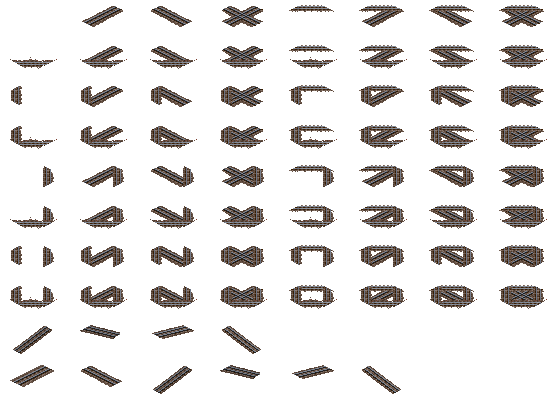
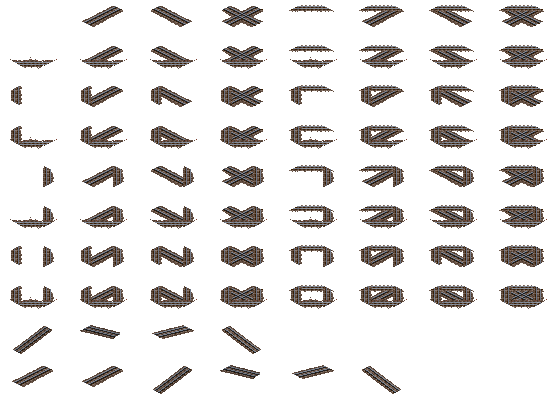
Comparing the layer stacks of the two 559×400 images. Changes:
painted on "b_parts_1067_jp_conc_blst_slopes copy" over [left=186, top=366, right=368, bottom=367]
painted on "b_parts_1067_jp_conc_blst_slopes" over [left=46, top=326, right=228, bottom=327]
painted on "b_parts_1067_jp_conc_blst_row copy" (1st of 4, in "Rows") over [left=117, top=287, right=398, bottom=288]
painted on "b_parts_1067_jp_conc_blst_row" (1st of 4, in "Rows") over [left=117, top=247, right=398, bottom=248]
painted on "b_parts_1067_jp_conc_blst_row copy" (2nd of 4, in "Rows") over [left=117, top=207, right=398, bottom=208]
painted on "b_parts_1067_jp_conc_blst_row" (2nd of 4, in "Rows") over [left=117, top=167, right=398, bottom=168]
painted on "b_parts_1067_jp_conc_blst_row copy" (3rd of 4, in "Rows") over [left=117, top=127, right=398, bottom=128]
painted on "b_parts_1067_jp_conc_blst_row" (3rd of 4, in "Rows") over [left=117, top=87, right=398, bottom=88]
painted on "b_parts_1067_jp_conc_blst_row copy" (4th of 4, in "Rows") over [left=117, top=47, right=398, bottom=48]
removed layer "b_parts_1067_jp_conc_blst_2" from group "Rows" over [left=81, top=366, right=123, bottom=387]
added layer "b_parts_1067_jp_conc_blst_1" (1st of 2, in "Rows") in group "Rows" over [left=81, top=366, right=123, bottom=387]
painted on "b_parts_1067_jp_conc_blst_1" (2nd of 2, in "Rows") over [left=10, top=365, right=54, bottom=386]
painted on "b_parts_1067_jp_conc_blst_row" (4th of 4, in "Rows") over [left=117, top=7, right=398, bottom=8]
